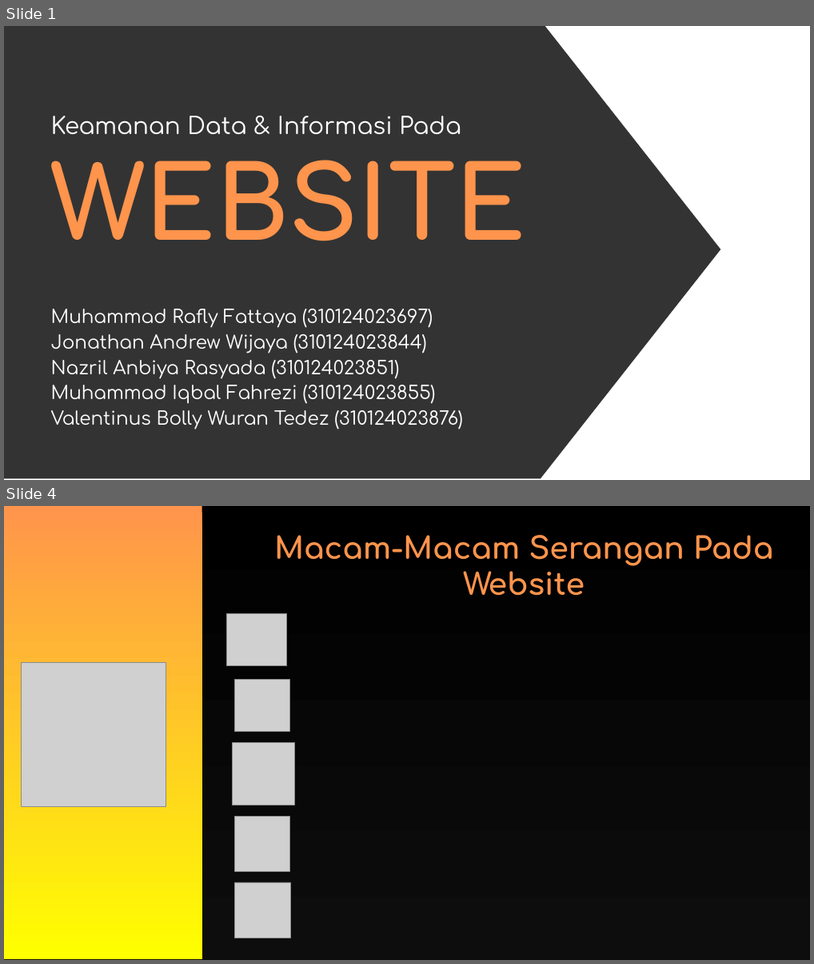
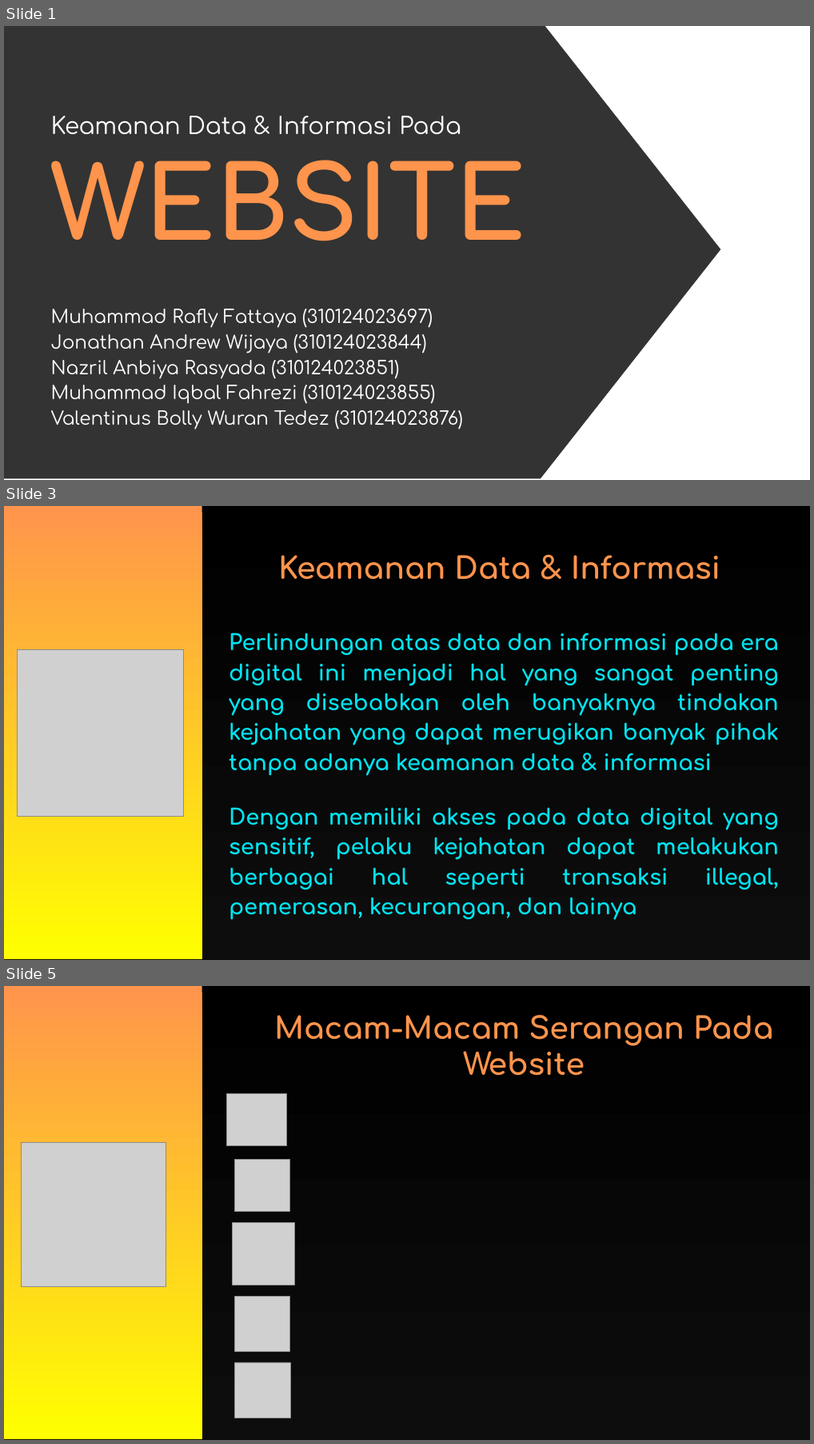
Before and after one commit to Fhreiz77/Watson-Scroll-Fesnuk-, a slide deck: John/PPT_Keamanan_Data.pptx. Shown one above the other, each under a label of ours: slides 1 and 4 before the commit, slides 1, 3 and 5 after it; the slides between them are not shown. The pictures are 814x964 and 814x1444 pixels, drawn with LibreOffice and Linux fonts; fonts in the diff are those of the drawing; grey boxes stand for pictures; background and template pictures are left out. Boxes give left, top, right and bottom in pixels: in the first picture for what was removed or moved away, otherwise in the second. Text is boxed around its words. In the diff, an @@ line names an element or a change of style, - is before the commit and + after.

```diff
--- a/John/PPT_Keamanan_Data.pptx
+++ b/John/PPT_Keamanan_Data.pptx
@@ slide 3 added at box(4, 506, 810, 960), background #000000 @@
@@ pentagon arrow added at box(4, 506, 810, 960), fill gradient #000000 to #0D0D0D @@
@@ rectangle added at box(4, 506, 202, 959), fill gradient #FF944C to #FFFF00 @@
@@ text added at box(278, 555, 721, 579), 36 pt, text gradient #FF944C to #FFD966, bold @@
+Keamanan Data & Informasi
@@ picture added at box(17, 649, 183, 816) @@
@@ text added at box(229, 632, 779, 776), 26 pt, text gradient #00E4F0 to #00B0F0, bold @@
+Perlindungan atas data dan informasi pada era digital ini menjadi hal yang sangat penting yang disebabkan oleh banyaknya tindakan kejahatan yang dapat merugikan banyak pihak tanpa adanya keamanan data & informasi
@@ text added at box(229, 807, 779, 920), 26 pt, text gradient #00E4F0 to #00B0F0, bold @@
+Dengan memiliki akses pada data digital yang sensitif, pelaku kejahatan dapat melakukan berbagai hal seperti transaksi illegal, pemerasan, kecurangan, dan lainya
@@ what was slide 4 is now slide 5 @@
```
Also in this commit, not shown: 3 slides changed, 3 other slides added, 1 slide removed.
